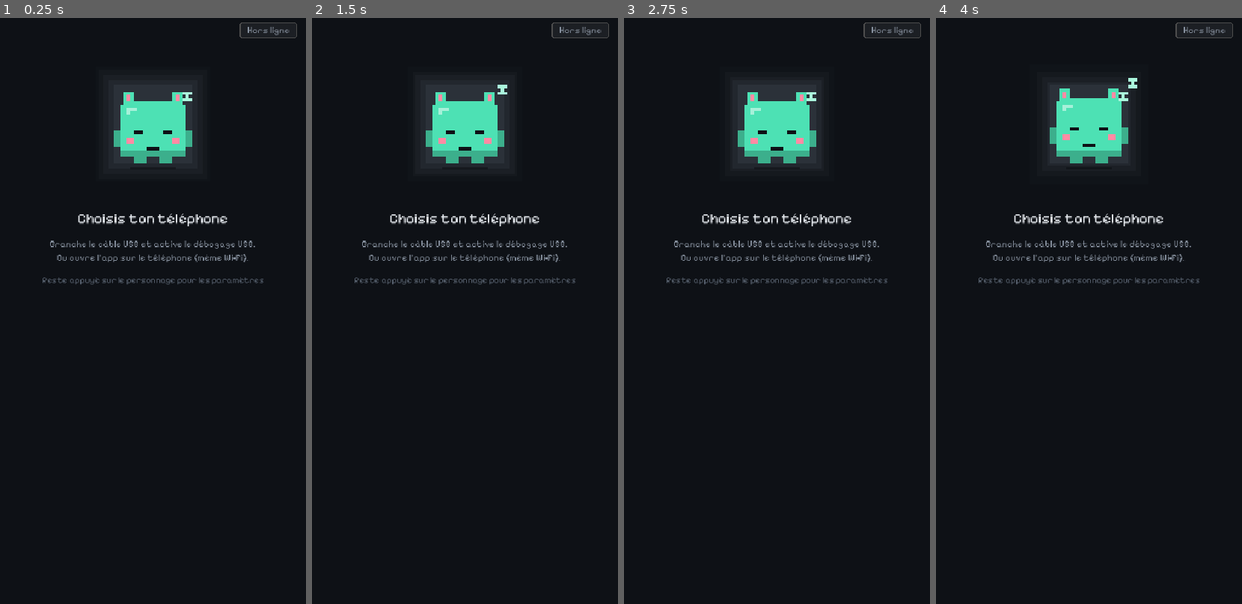
Above: before the commit, frames 1-4 (left to right).
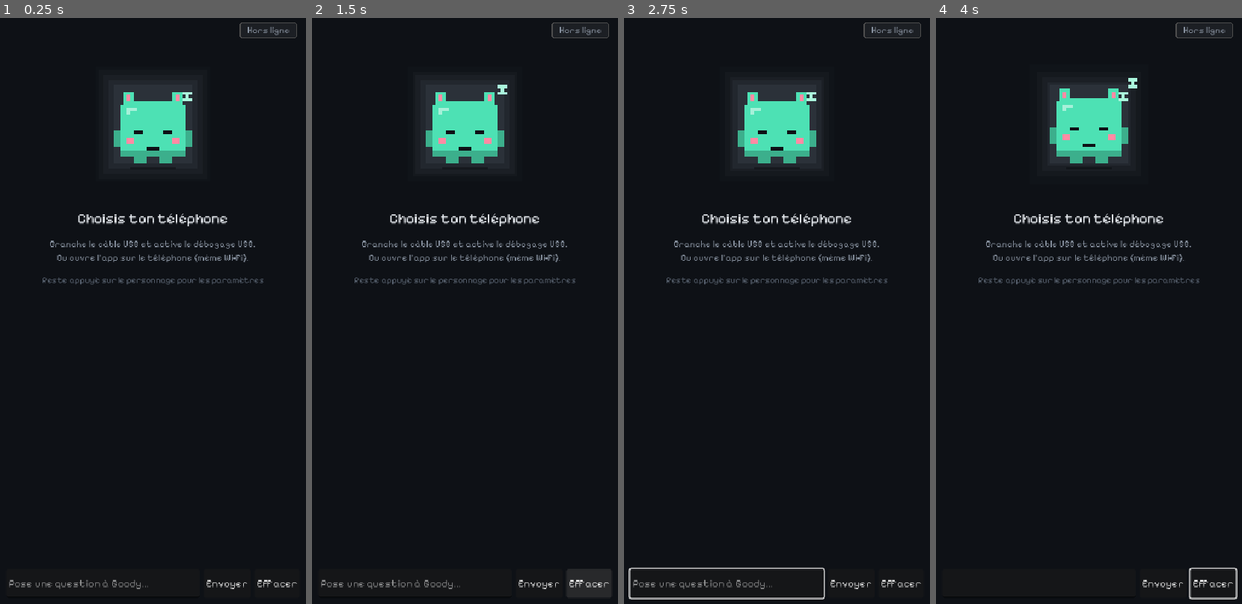
Above: after the commit, the same moments.

Repository: goodview-software/pocket-speaker
Game: Godot game, scene res://boot.tscn
The game is run twice, just before and just after one commit, with the same random seed, the same clock (stepped at 60 frames per second) and the same inputs.
Inputs (mouse positions are in pixels of both pictures, inside the frame that each line leads up to):
- Up to frame 1 (0.25 s): no input
- Up to frame 2 (1.5 s): click (538, 586) at 0.5 s, where only the run after the commit has a clickable "Envoyer"; click (590, 586) at 1.25 s, where only the run after the commit has a clickable "Effacer"
- Up to frame 3 (2.75 s): tap Enter (ui_accept) at 2, 2.27 s; move the mouse to (777, 305) at 2.02 s; hold Right from 2.03 s (still down); tap Tab at 2.1 s; click (777, 305) at 2.17 s
- Up to frame 4 (4 s): move the mouse to (1089, 123) at 2.77 s; release Right at 2.78 s; hold Left 2.78-3.53 s; tap Space at 2.85 s; click (1089, 123) at 2.92 s; tap Enter (ui_accept) at 3.02 s; move the mouse to (1119, 176) at 3.52 s; hold Right from 3.53 s (still down); tap Tab at 3.6 s; click (1119, 176) at 3.67 s

The runs differ from the first frame. In frame 1, 0.4% of the frame differs, in the area x 2-98%, y 95-98%; in frame 2, 1.0%, in the area x 2-98%, y 94-99%; in frame 3, 0.9%; in frame 4, 0.3%.

Commit message:
Chat avec la mascotte (Ollama), mots cliquables (explication), police lisible, remplacement barré ⟶ traduction
Co-Authored-By: Claude Sonnet 5.5 <noreply@anthropic.com>

Diff:
--- a/main.gd
+++ b/main.gd
@@ -23,6 +23,8 @@
 const T_DENY := 10  # téléphone -> PC : code refusé
 const T_TEXT := 11  # PC -> téléphone : phrase comprise par Whisper (UTF-8)
 const LANGS := [["none", "Aucune"], ["es", "Español"], ["en", "English"], ["fr", "Français"], ["de", "Deutsch"], ["it", "Italiano"], ["pt", "Português"]]
+const T_ASK := 12  # téléphone -> PC : [mode u8 : 0 chat, 1 explication d'un mot] + texte UTF-8
+const T_ANS := 13  # PC -> téléphone : réponse de la mascotte (UTF-8)
 const T_PING := 7
 const T_PONG := 8
 const SINK := "pocket_out"
@@ -261,6 +263,10 @@
 var press_t := -1.0
 var subs_card: Control
 var chat_sc: ScrollContainer
+var chat_in: LineEdit
+var ai_hist: Array = []
+const INTER := preload("res://kit/fonts/Inter-500.woff2")
+const PERSONA := "Tu es Goody, la mascotte de Pocket Speaker : un assistant généraliste, chaleureux et clair. Réponds court (2-4 phrases), dans la langue de l'utilisateur, sans markdown."
 var sub_target := 0  # langue de traduction (index dans LANGS, 0 = aucune)
 var subs_target_run := -1
 var opt_lang: OptionButton
@@ -742,23 +748,46 @@
 			_save_pref())
 		content.add_child(seg)
 	content = main_content
+	var chat_root := VBoxContainer.new()
+	chat_root.set_anchors_preset(Control.PRESET_FULL_RECT)
+	chat_root.anchor_top = 0.45
+	chat_root.offset_left = 14
+	chat_root.offset_right = -14
+	chat_root.offset_bottom = -14
+	chat_root.add_theme_constant_override("separation", 8)
+	add_child(chat_root)
 	chat_sc = ScrollContainer.new()
-	chat_sc.set_anchors_preset(Control.PRESET_FULL_RECT)
-	chat_sc.anchor_top = 0.5
-	chat_sc.offset_left = 14
-	chat_sc.offset_right = -14
-	chat_sc.offset_bottom = -14
+	chat_sc.size_flags_vertical = Control.SIZE_EXPAND_FILL
 	chat_sc.horizontal_scroll_mode = ScrollContainer.SCROLL_MODE_DISABLED
-	add_child(chat_sc)
+	chat_root.add_child(chat_sc)
 	bubbles = VBoxContainer.new()
 	bubbles.size_flags_horizontal = Control.SIZE_EXPAND_FILL
-	bubbles.size_flags_vertical = Control.SIZE_SHRINK_END
 	bubbles.add_theme_constant_override("separation", 8)
 	var chat_wrap := VBoxContainer.new()
 	chat_wrap.size_flags_horizontal = Control.SIZE_EXPAND_FILL
 	chat_wrap.size_flags_vertical = Control.SIZE_EXPAND_FILL
+	var chat_fill := Control.new()
+	chat_fill.size_flags_vertical = Control.SIZE_EXPAND_FILL
+	chat_wrap.add_child(chat_fill)
 	chat_wrap.add_child(bubbles)
 	chat_sc.add_child(chat_wrap)
+	var crow := HBoxContainer.new()
+	crow.add_theme_constant_override("separation", 6)
+	chat_root.add_child(crow)
+	chat_in = LineEdit.new()
+	chat_in.placeholder_text = "Pose une question à Goody…"
+	chat_in.size_flags_horizontal = Control.SIZE_EXPAND_FILL
+	chat_in.custom_minimum_size = Vector2(0, 44)
+	chat_in.text_submitted.connect(func(_t: String): _chat_send())
+	crow.add_child(chat_in)
+	var sendb := Button.new()
+	sendb.text = "Envoyer"
+	sendb.pressed.connect(_chat_send)
+	crow.add_child(sendb)
+	var clrb := Button.new()
+	clrb.text = "Effacer"
+	clrb.pressed.connect(_chat_clear)
+	crow.add_child(clrb)
 	add_child(settings_layer)
 	_fit_width()
 
@@ -916,6 +945,12 @@
 		T_PONG:
 			if pl.size() >= 4:
 				rtt_ms = int(Time.get_ticks_msec() - pl.decode_u32(0)) & 0xFFFF
+		T_ANS:
+			if is_phone:
+				_add_msg("ai", pl.get_string_from_utf8())
+		T_ASK:
+			if not is_phone and pl.size() >= 2:
+				_ai_ask(pl.slice(1).get_string_from_utf8(), pl[0], true)
 		T_TEXT:
 			if is_phone and want_subs:
 				_bubble(pl.get_string_from_utf8())
@@ -1536,20 +1571,44 @@
 
 
 func _bubble(text: String) -> void:
-	if bubbles == null or text.strip_edges() == "":
+	if text.strip_edges() == "":
 		return
 	var parts := text.split("\u0002")
-	var orig := parts[0].replace("[", "[lb]")
-	var bb := "[color=#e8ecf1]" + orig + "[/color]"
-	if parts.size() > 1:  # traduction : le texte d'origine est barré, remplacé par la traduction
-		bb = "[color=#8892a0][s]" + orig + "[/s][/color]\n[color=#4de1b4]" + parts[1].replace("[", "[lb]") + "[/color]"
+	if parts.size() > 1:  # traduction : l'original est barré, la traduction est lisible et cliquable
+		_add_msg("sub", "[color=#8892a0][s]" + parts[0].replace("[", "[lb]") + "[/s][/color] [color=#ffb454][b]⟶[/b][/color] " + _linkify(parts[1], "#4de1b4"), parts[1])
+	else:
+		_add_msg("sub", _linkify(parts[0], "#e8ecf1"), parts[0])
+
+
+## Chaque mot devient cliquable (explication par la mascotte).
+func _linkify(t: String, col: String) -> String:
+	var out := "[color=" + col + "]"
+	var re := RegEx.create_from_string("[\\p{L}][\\p{L}\\p{N}'’-]*")
+	var p := 0
+	for m in re.search_all(t):
+		out += t.substr(p, m.get_start() - p).replace("[", "[lb]")
+		var w := m.get_string()
+		out += "[url=" + w + "]" + w + "[/url]"
+		p = m.get_end()
+	return out + t.substr(p).replace("[", "[lb]") + "[/color]"
+
+
+## kind : "sub" (parole), "me" (ma question), "ai" (réponse de Goody).
+func _add_msg(kind: String, bb: String, plain := "") -> void:
+	if bubbles == null:
+		return
+	var wrap := MarginContainer.new()
+	wrap.mouse_filter = Control.MOUSE_FILTER_PASS
+	wrap.add_theme_constant_override("margin_left", 48 if kind == "me" else 0)
+	wrap.add_theme_constant_override("margin_right", 48 if kind == "ai" else 0)
 	var pc := PanelContainer.new()
 	pc.mouse_filter = Control.MOUSE_FILTER_PASS
 	var sb := StyleBoxFlat.new()
-	sb.bg_color = Color(0.09, 0.11, 0.14, 0.92)
-	sb.border_color = Color(C_OK, 0.6)
+	sb.bg_color = {"sub": Color(0.09, 0.11, 0.14, 0.94), "me": Color(0.12, 0.2, 0.32, 0.95), "ai": Color(0.2, 0.15, 0.07, 0.95)}[kind]
+	sb.border_color = {"sub": C_OK, "me": Color("5aa9ff"), "ai": C_WAIT}[kind]
+	sb.border_color.a = 0.7
 	sb.set_border_width_all(2)
-	sb.set_corner_radius_all(16)
+	sb.set_corner_radius_all(14)
 	sb.content_margin_left = 16
 	sb.content_margin_right = 16
 	sb.content_margin_top = 10
@@ -1559,12 +1618,19 @@
 	l.bbcode_enabled = true
 	l.fit_content = true
 	l.scroll_active = false
+	l.meta_underlined = true
 	l.mouse_filter = Control.MOUSE_FILTER_PASS
 	l.autowrap_mode = TextServer.AUTOWRAP_WORD_SMART
-	l.add_theme_font_size_override("normal_font_size", 20 if is_phone else 17)
+	l.add_theme_font_override("normal_font", INTER)
+	l.add_theme_font_override("bold_font", INTER)
+	l.add_theme_font_size_override("normal_font_size", 22 if is_phone else 19)
+	l.add_theme_color_override("default_color", C_TEXT)
 	l.text = bb
+	if plain != "":
+		l.meta_clicked.connect(func(m: Variant): _explain(str(m), plain))
 	pc.add_child(l)
-	bubbles.add_child(pc)
+	wrap.add_child(pc)
+	bubbles.add_child(wrap)
 	while bubbles.get_child_count() > 150:
 		var old := bubbles.get_child(0)
 		bubbles.remove_child(old)
@@ -1572,3 +1638,68 @@
 	await get_tree().process_frame
 	await get_tree().process_frame
 	chat_sc.scroll_vertical = int(chat_sc.get_v_scroll_bar().max_value)
+
+
+func _chat_clear() -> void:
+	for c in bubbles.get_children():
+		c.queue_free()
+	ai_hist.clear()
+
+
+func _chat_send() -> void:
+	var t := chat_in.text.strip_edges()
+	if t == "":
+		return
+	chat_in.text = ""
+	_add_msg("me", t.replace("[", "[lb]"))
+	_ask(t, 0)
+
+
+func _explain(word: String, sentence: String) -> void:
+	var lang: String = LANGS[sub_target][1] if sub_target > 0 else "Français"
+	_add_msg("me", "ⓘ " + word)
+	_ask("Explique brièvement (1 à 2 phrases) le mot « %s » dans la phrase « %s ». Réponds en %s." % [word, sentence, lang], 1)
+
+
+func _ask(text: String, mode: int) -> void:
+	if is_phone:
+		if not linked:
+			_add_msg("ai", "Je ne suis pas relié au PC : lance Pocket Speaker dessus.")
+			return
+		_send(T_ASK, PackedByteArray([mode]) + text.to_utf8_buffer().slice(0, 4000))
+	else:
+		_ai_ask(text, mode, false)
+
+
+## PC : interroge Ollama (local) et affiche / renvoie la réponse de la mascotte.
+func _ai_ask(text: String, mode: int, from_phone: bool) -> void:
+	if from_phone and mode == 0:
+		_add_msg("me", "[color=#8892a0]📱[/color] " + text.replace("[", "[lb]"))
+	var msgs: Array = [{"role": "system", "content": PERSONA}]
+	if mode == 0:
+		msgs.append_array(ai_hist)
+	msgs.append({"role": "user", "content": text})
+	var model := OS.get_environment("POCKET_CHAT_MODEL") if OS.get_environment("POCKET_CHAT_MODEL") != "" else "gemma3:4b"
+	var http := HTTPRequest.new()
+	http.timeout = 90
+	add_child(http)
+	http.request_completed.connect(func(_r: int, code: int, _h: PackedStringArray, body: PackedByteArray):
+		http.queue_free()
+		var ans := "Ollama ne répond pas (lance « ollama serve »)."
+		if code == 200:
+			var j: Variant = JSON.parse_string(body.get_string_from_utf8())
+			if j is Dictionary and j.has("message"):
+				ans = str(j["message"].get("content", "")).strip_edges()
+		if mode == 0 and code == 200:
+			ai_hist.append({"role": "user", "content": text})
+			ai_hist.append({"role": "assistant", "content": ans})
+			while ai_hist.size() > 12:
+				ai_hist.pop_front()
+		_add_msg("ai", ans.replace("[", "[lb]"))
+		if from_phone:
+			_send(T_ANS, ans.to_utf8_buffer().slice(0, 60000)))
+	var err := http.request("http://127.0.0.1:11434/api/chat", ["Content-Type: application/json"], HTTPClient.METHOD_POST,
+			JSON.stringify({"model": model, "messages": msgs, "stream": false, "keep_alive": "30m", "options": {"num_predict": 400}}))
+	if err != OK:
+		http.queue_free()
+		_add_msg("ai", "Impossible de joindre Ollama.")
